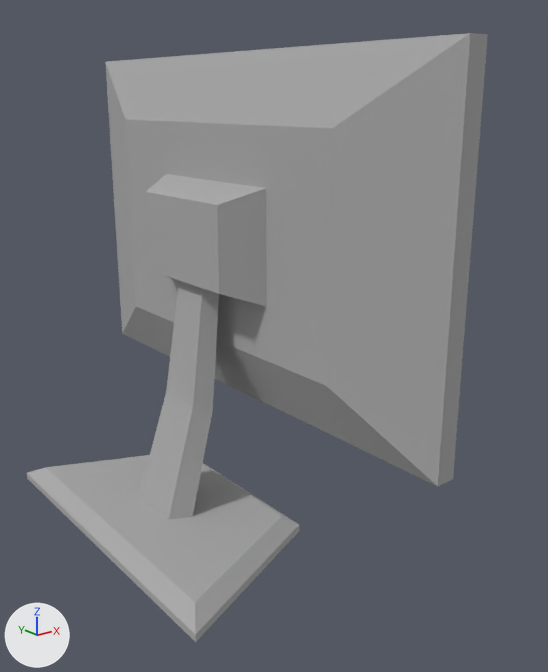
Two versions of the FBX model AllNighter/Assets/Models/ZjackyScene/monitor.fbx, one commit apart.
Before and after are seen from a camera (50 mm lens) standing at (-4.03, -6.41, 4.37) and looking at (0.62, -0.59, 2.04). Every picture has the same lights, and +X, +Y and +Z are marked at lower left. Both versions are drawn at frame 2 of the action 'Take 001'; the numbers are the values there.

Objects in the first picture: 'monitor'.
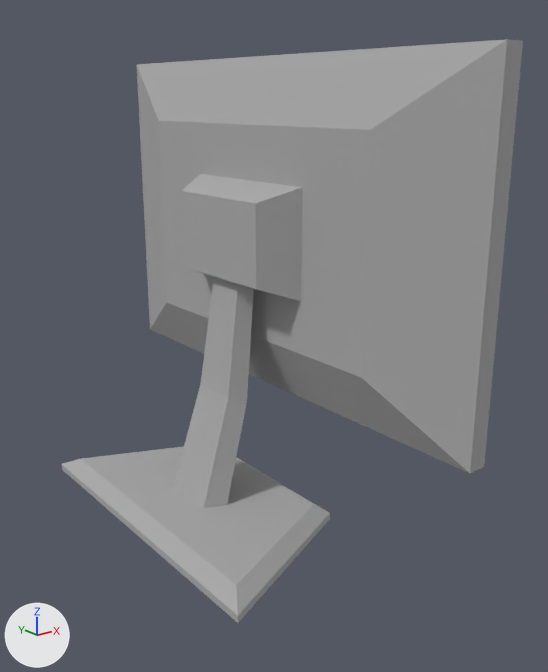
Pixel boxes [x1, y1, x2, y2] of what changed, in the pictures (548 x 672 px):
'monitor', moved: before [27, 33, 488, 642]; after [61, 39, 523, 623]

Diff of the bpy script that builds the scene:
```diff
--- a/AllNighter/Assets/Models/ZjackyScene/monitor.fbx.py
+++ b/AllNighter/Assets/Models/ZjackyScene/monitor.fbx.py
@@ ob_monitor @@
 ob_monitor = bpy.data.objects.new('monitor', me_mesh)
-ob_monitor.location = (-0.44, 0.0, 0.02)
+ob_monitor.location = (0.0, 0.0, 0.0)
 ob_monitor.rotation_euler = (1.571, 0.0, 0.0)  # degrees (90, 0, 0)
```
